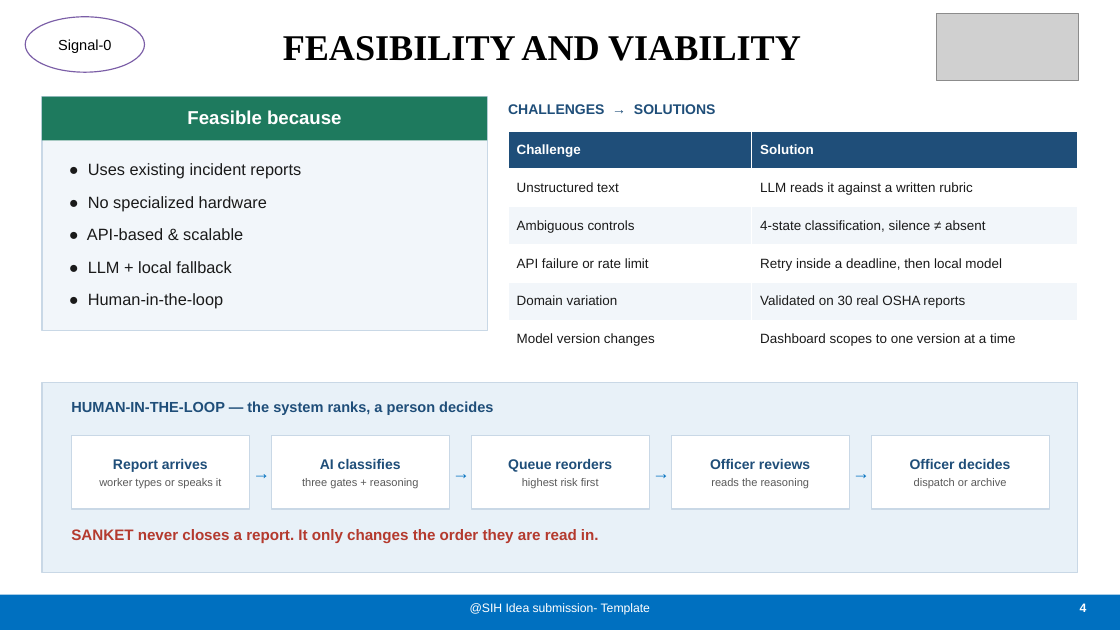
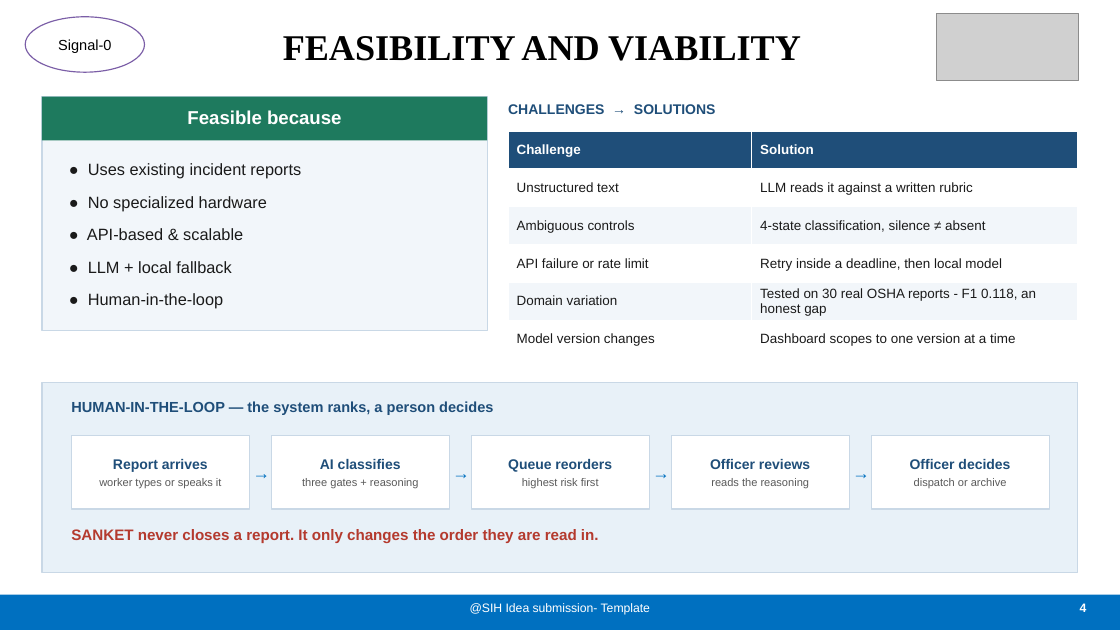
Before and after one commit to sukanya-2006/SANKET, a slide deck: slide 4 of docs/SANKET-SIH2026-Idea-Submission.pptx. Drawn at 1120x630 pixels with LibreOffice and Linux fonts; fonts in the diff are those of the drawing; grey boxes stand for pictures. Boxes give left, top, right and bottom in pixels: in the first picture for what was removed or moved away, otherwise in the second. Text is boxed around its words. In the diff, an @@ line names an element or a change of style, - is before the commit and + after.

```diff
--- a/docs/SANKET-SIH2026-Idea-Submission.pptx
+++ b/docs/SANKET-SIH2026-Idea-Submission.pptx
@@ table at (508,131,1078,358) @@
-row 5, column 2: Validated on 30 real OSHA reports
+row 5, column 2: Tested on 30 real OSHA reports - F1 0.118, an honest gap
```
Also in this commit, not shown: 2 other slides changed, 2 other files.
